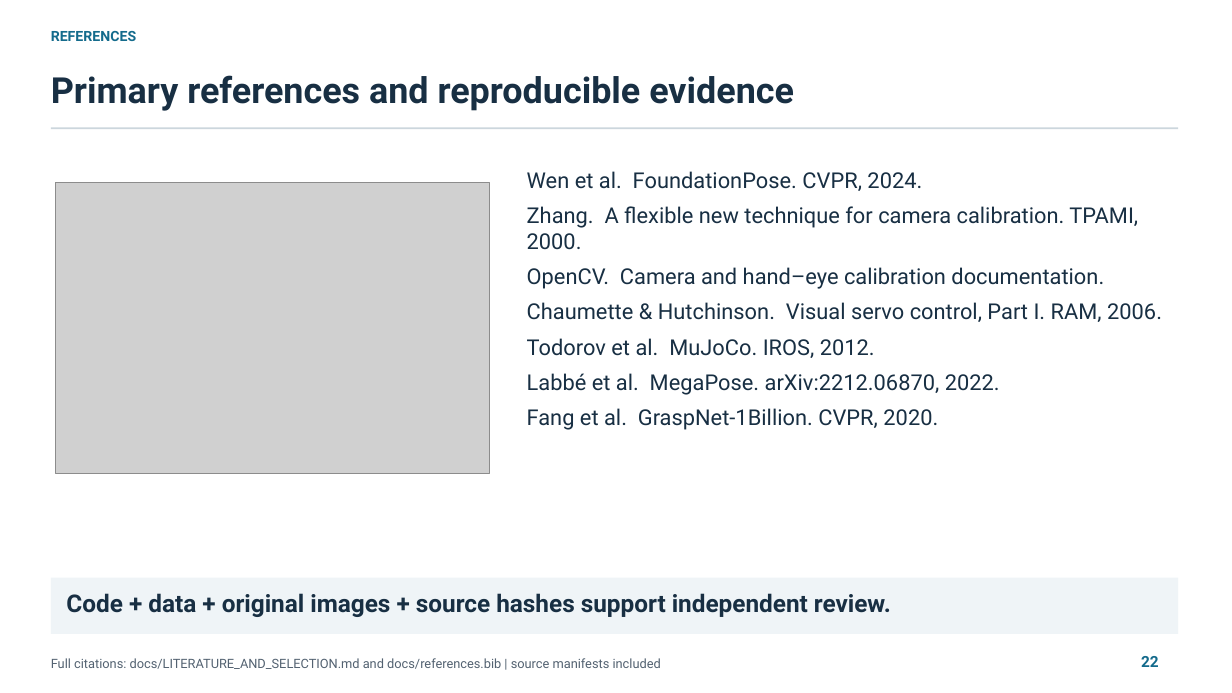
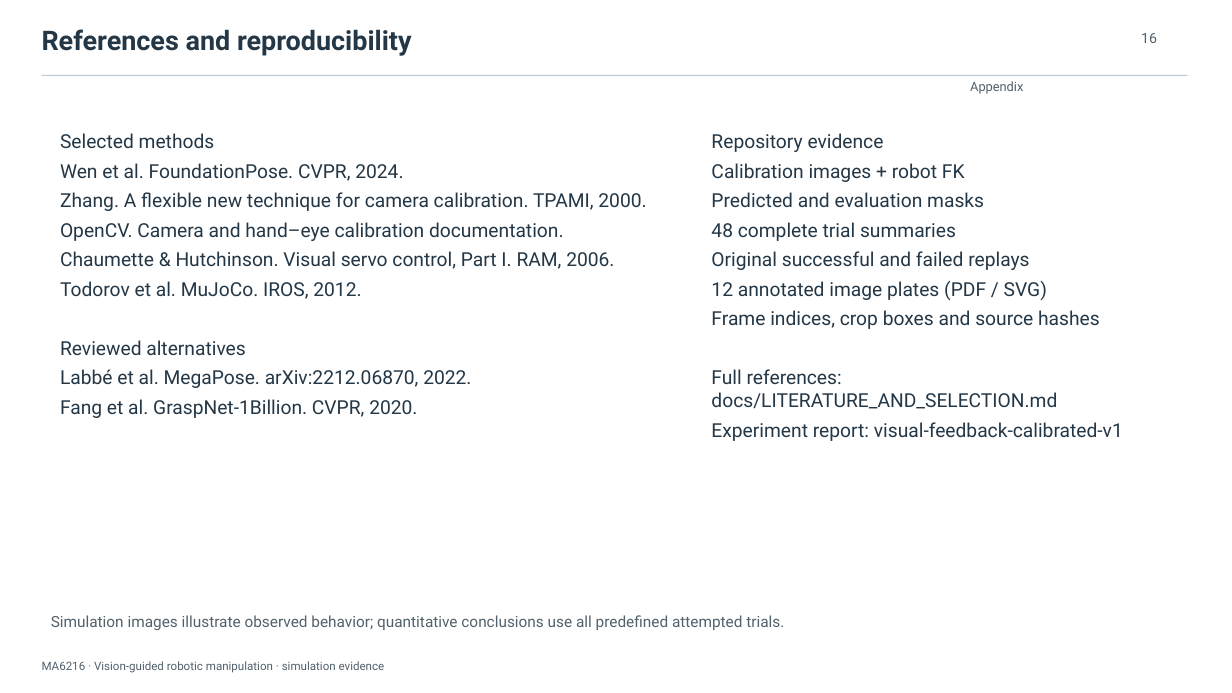
Before and after one commit to LewisLYU-HW/ma6216-ur5e-vision-pick-place, a slide deck: slide 16 of docs/presentation/vision_guided_manipulation.pptx (slide 22 before the commit). Drawn at 1232x693 pixels with LibreOffice and Linux fonts; fonts in the diff are those of the drawing; grey boxes stand for pictures. Boxes give left, top, right and bottom in pixels: in the first picture for what was removed or moved away, otherwise in the second. Text is boxed around its words. In the diff, an @@ line names an element or a change of style, - is before the commit and + after.

```diff
--- a/docs/presentation/vision_guided_manipulation.pptx
+++ b/docs/presentation/vision_guided_manipulation.pptx
@@ text at box(42, 29, 412, 56): text changed; size 11 to 21 pt; text colour #146B8C to #243746 @@
-REFERENCES
+References and reproducibility
@@ text added at box(1141, 33, 1157, 43), 11 pt, text #52616B @@
+16
@@ rectangle: place and size @@
-rectangle at box(51, 128, 1178, 129)
+rectangle at box(42, 75, 1188, 76)
@@ rectangle at box(42, 75, 1188, 76): fill #CCD6DD to #BCC9D0 @@
@@ text removed at box(51, 75, 794, 111) @@
-Primary references and reproducible evidence
@@ text added at box(970, 81, 1023, 94), 10 pt, text #52616B @@
+Appendix
@@ text at box(60, 133, 215, 148): paragraph added @@
+Selected methods
@@ text "Selected methods": place and size @@
-text "Selected methods" at box(527, 171, 1162, 430)
+text "Selected methods" at box(60, 133, 646, 418)
@@ text added at box(711, 133, 1123, 441), 15 pt, text #243746 @@
+Repository evidence
+Calibration images + robot FK
+Predicted and evaluation masks
+48 complete trial summaries
+Original successful and failed replays
+12 annotated image plates (PDF / SVG)
+Frame indices, crop boxes and source hashes
+Full references: docs/LITERATURE_AND_SELECTION.md
+Experiment report: visual-feedback-calibrated-v1
@@ text at box(60, 163, 646, 418): size 17 to 15 pt, text colour #182F43 to #243746 in "Wen et al. FoundationPose. CVPR, 2024.", "Zhang. A flexible new technique for camera ...", "OpenCV. Camera and hand–eye calibration documentation.", "Chaumette & Hutchinson. Visual servo control, Part ..." and 3 more places; less space between paragraphs @@
@@ picture removed at box(55, 183, 490, 473) @@
@@ text at box(60, 340, 245, 355): paragraph added @@
+Reviewed alternatives
@@ rectangle removed at box(51, 578, 1178, 634) @@
@@ text removed at box(66, 593, 891, 617) @@
-Code + data + original images + source hashes support independent review.
@@ text added at box(51, 615, 784, 630), 12 pt, text #52616B @@
+Simulation images illustrate observed behavior; quantitative conclusions use all predefined attempted trials.
@@ text removed at box(51, 658, 661, 669) @@
-Full citations: docs/LITERATURE_AND_SELECTION.md and docs/references.bib | source manifests included
@@ text removed at box(1141, 656, 1159, 667) @@
-22
@@ text added at box(42, 661, 385, 673), 9 pt, text #52616B @@
+MA6216 · Vision-guided robotic manipulation · simulation evidence
```
Also in this commit, not shown: 2 other slides changed, 13 slides added, 19 slides removed, 10 other files.
